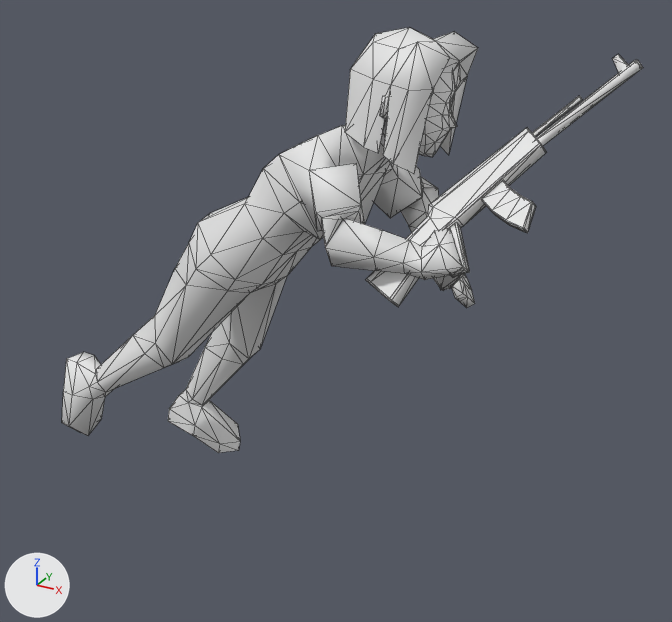
An edit to the OBJ model Res/player_female/player_female_rolling_1.obj, drawn before and after from the same camera.
Before and after are seen from a 50 mm lens placed at (1.4, -2.12, 1.84), pointed at (0.21, 0.05, 0.76). Every picture has the same lights, and +X, +Y and +Z are marked at lower left. Mesh edges are drawn as thin lines. Where no turn or scale is listed for an object, it has been applied to the vertices. Vertices at the same position are counted once.

Objects in the first picture: 'Human.Female'.
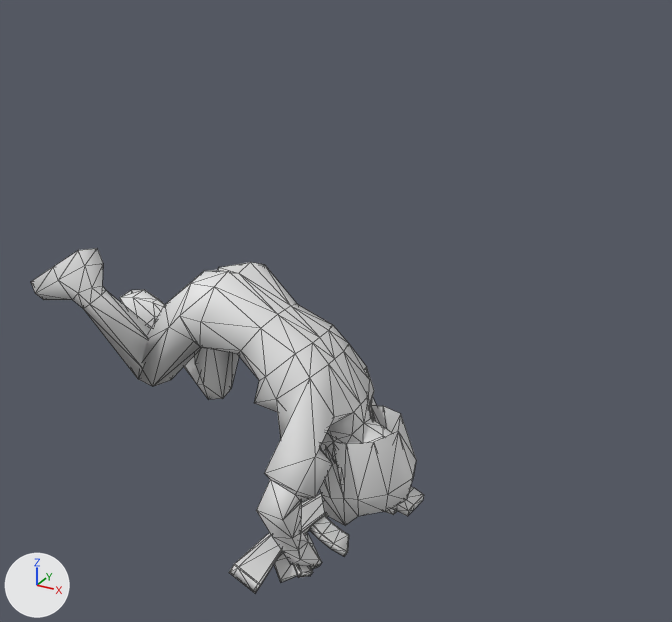
The change in detail:
me_human_female is used by ob_human_female; location (0.0, 0.0, 0.0).
me_human_female had 547 vertices, 1038 faces and spanned x -0.68..0.98, y -0.35..0.33, z 0.12..1.56.
me_human_female now has 556 vertices, 1038 faces and spans x -0.79..0.49, y -0.4..0.38, z -0.01..0.87.
me_human_female part 1: the loose piece of 8 vertices spanning x 0.42..0.47, y -0.13..-0.08, z 1.36..1.43 is turned 152.9 degrees about the y axis through its middle and scaled by 1.02, then moved by (-0.14, 0.01, -1.07).
me_human_female part 2: the loose piece of 48 vertices spanning x 0.46..0.8, y -0.3..0.0, z 0.96..1.36 is multiplied about its middle by the matrix ((0.699, -0.715, 0.003), (0.492, 0.484, 0.723), (-0.519, -0.504, 0.691)), then moved by (-0.47, 0.0, -1.08).
me_human_female part 3: the loose piece of 24 vertices spanning x 0.62..0.71, y -0.25..-0.15, z 1.04..1.16 is multiplied about its middle by the matrix ((0.699, -0.715, 0.003), (0.492, 0.484, 0.723), (-0.519, -0.504, 0.691)), then moved by (-0.45, 0.0, -1.05).
me_human_female part 4: the loose piece of 12 vertices spanning x 0.75..0.86, y -0.03..0.04, z 1.33..1.44 is multiplied about its middle by the matrix ((0.699, -0.715, 0.003), (0.492, 0.484, 0.723), (-0.519, -0.504, 0.691)), then moved by (-0.63, 0.17, -1.32).
me_human_female part 5: the loose piece of 13 vertices spanning x 0.77..0.98, y -0.05..0.09, z 1.32..1.52 is multiplied about its middle by the matrix ((0.699, -0.715, 0.003), (0.492, 0.484, 0.723), (-0.519, -0.504, 0.691)), then moved by (-0.66, 0.22, -1.37).
me_human_female part 6: the loose piece of 40 vertices spanning x 0.69..0.82, y -0.18..-0.08, z 1.16..1.25 is multiplied about its middle by the matrix ((0.699, -0.715, 0.003), (0.492, 0.484, 0.723), (-0.519, -0.504, 0.691)), then moved by (-0.52, 0.09, -1.16).
me_human_female part 7: the loose piece of 8 vertices spanning x 0.9..0.95, y 0.05..0.1, z 1.48..1.53 is multiplied about its middle by the matrix ((0.699, -0.715, 0.003), (0.492, 0.484, 0.723), (-0.519, -0.504, 0.691)), then moved by (-0.72, 0.28, -1.45).
me_human_female part 8: the loose piece of 386 vertices spanning x -0.68..0.7, y -0.35..0.33, z 0.12..1.56 is rebuilt with 395 vertices and now spans x -0.79..0.49, y -0.35..0.27, z -0.01..0.87.

Pixel boxes [x1, y1, x2, y2] of what changed, in the pictures (672 x 622 px; the box of a moved part takes in the faces that stretch with it):
'Human.Female', reshaped (32% narrower, 19% shorter): before [62, 28, 643, 453]; after [31, 248, 424, 593]
part 1 of me_human_female, moved or reshaped: before [380, 95, 389, 118]; after [336, 461, 344, 485]
part 2 of me_human_female, moved or reshaped: before [366, 128, 547, 307]; after [229, 493, 328, 593]
part 3 of me_human_female, moved or reshaped: before [450, 222, 470, 277]; after [293, 565, 313, 577]
part 4 of me_human_female, moved or reshaped (not visible afterwards): before [532, 96, 582, 137]
part 5 of me_human_female, moved or reshaped (not visible afterwards): before [536, 60, 643, 146]
part 6 of me_human_female, moved or reshaped: before [482, 180, 536, 233]; after [309, 516, 349, 557]
part 7 of me_human_female, moved or reshaped (not visible afterwards): before [613, 54, 629, 73]
part 8 of me_human_female, rebuilt (21% shorter): before [62, 28, 478, 453]; after [31, 248, 424, 582]
